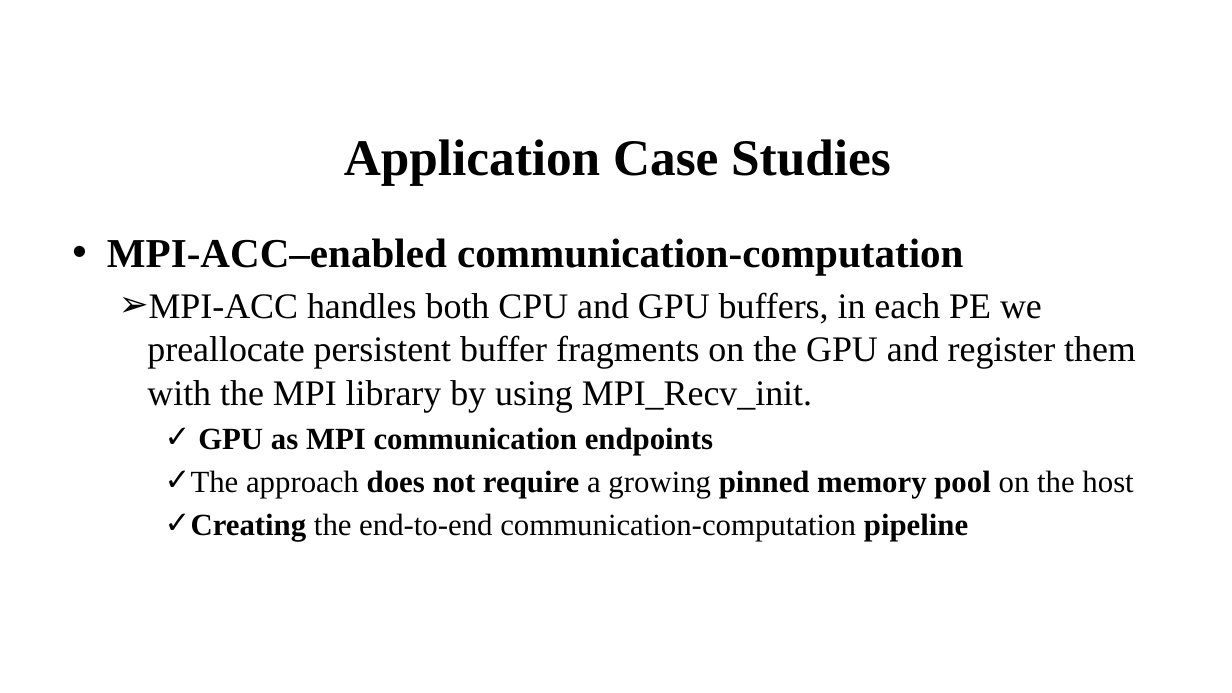
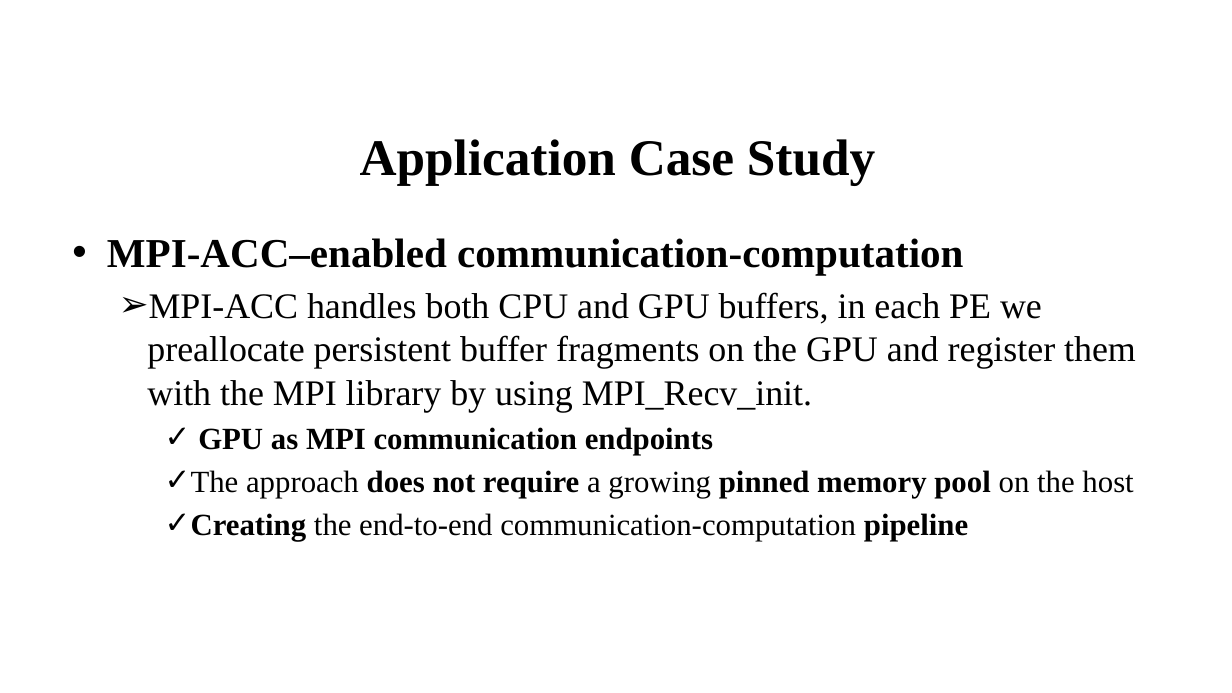
Before and after one commit to 19973466719/Technical-Documents, a slide deck: slide 21 of Technical-Documents/Parallel-Computing/parallel-computing-course/MPI-ACC Accelerator-Aware MPI for Scientific Applications.pptx. Drawn at 1232x693 pixels with LibreOffice and Linux fonts; fonts in the diff are those of the drawing; background and template pictures are left out. Boxes give left, top, right and bottom in pixels: in the first picture for what was removed or moved away, otherwise in the second. Text is boxed around its words. In the diff, an @@ line names an element or a change of style, - is before the commit and + after.

Commit message:
modify

```diff
--- a/Technical-Documents/Parallel-Computing/parallel-computing-course/MPI-ACC Accelerator-Aware MPI for Scientific Applications.pptx
+++ b/Technical-Documents/Parallel-Computing/parallel-computing-course/MPI-ACC Accelerator-Aware MPI for Scientific Applications.pptx
@@ title at [360, 139, 875, 186]: text changed @@
-Application Case Studies
+Application Case Study
```
Also in this commit, not shown: 10 other slides changed.
